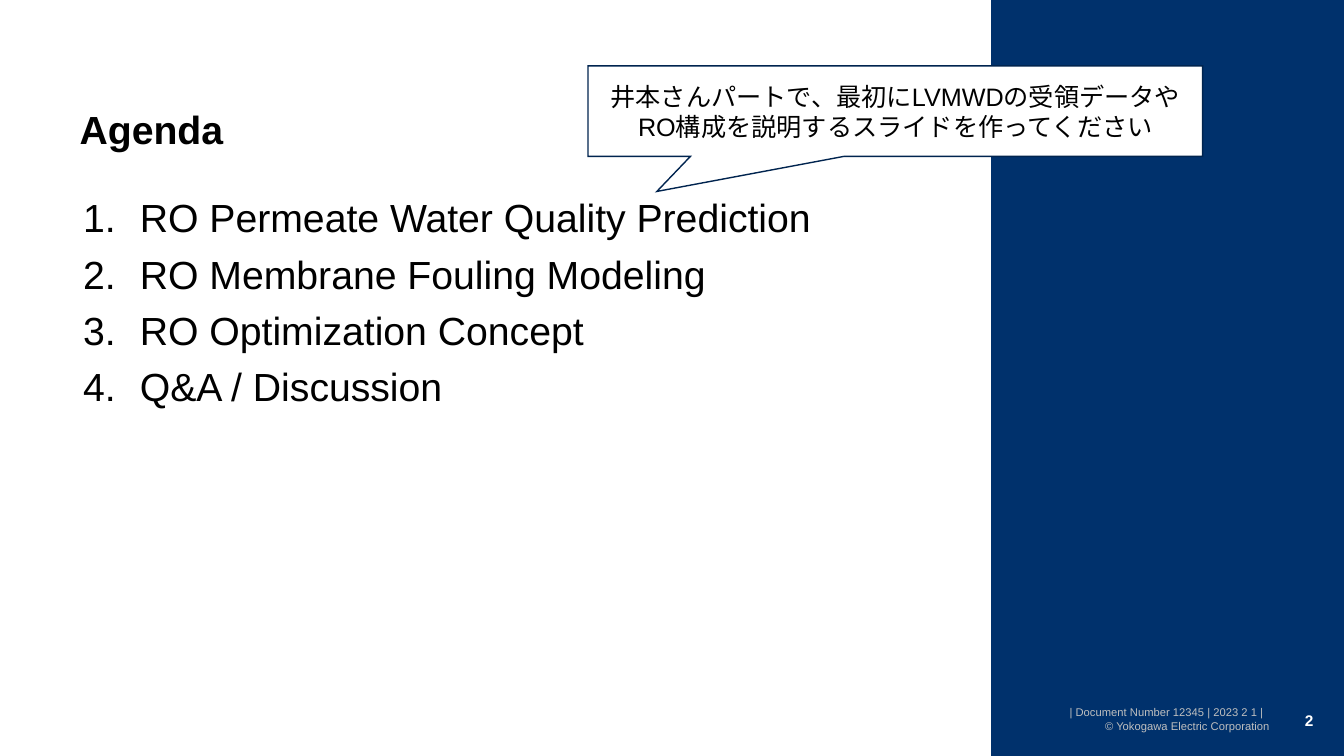
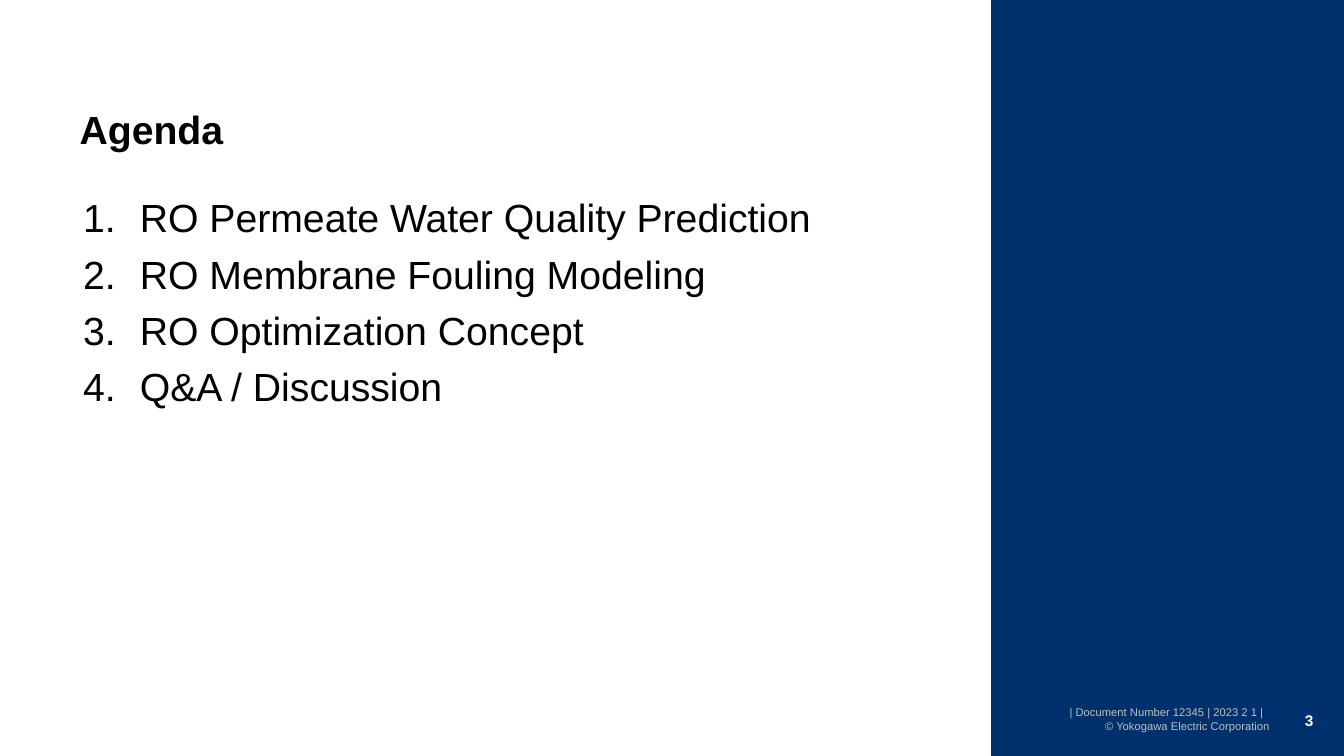
Before and after one commit to watarukumagai-git/opt, a slide deck: slide 3 of Reuse_Water/230622_NAWI RO analysis for SGDC_temp.pptx (slide 2 before the commit). Drawn at 1344x756 pixels with LibreOffice and Linux fonts; fonts in the diff are those of the drawing; background and template pictures are left out. Boxes give left, top, right and bottom in pixels: in the first picture for what was removed or moved away, otherwise in the second. Text is boxed around its words. In the diff, an @@ line names an element or a change of style, - is before the commit and + after.

```diff
--- a/Reuse_Water/230622_NAWI RO analysis for SGDC_temp.pptx
+++ b/Reuse_Water/230622_NAWI RO analysis for SGDC_temp.pptx
@@ speech box removed at box(588, 66, 1203, 156) @@
-井本さんパートで、最初にLVMWDの受領データやRO構成を説明するスライドを作ってください
@@ page number at box(1305, 715, 1314, 726): text changed @@
-2
+3
```
Also in this commit, not shown: 3 other slides changed, 22 slides added, 12 slides removed.
